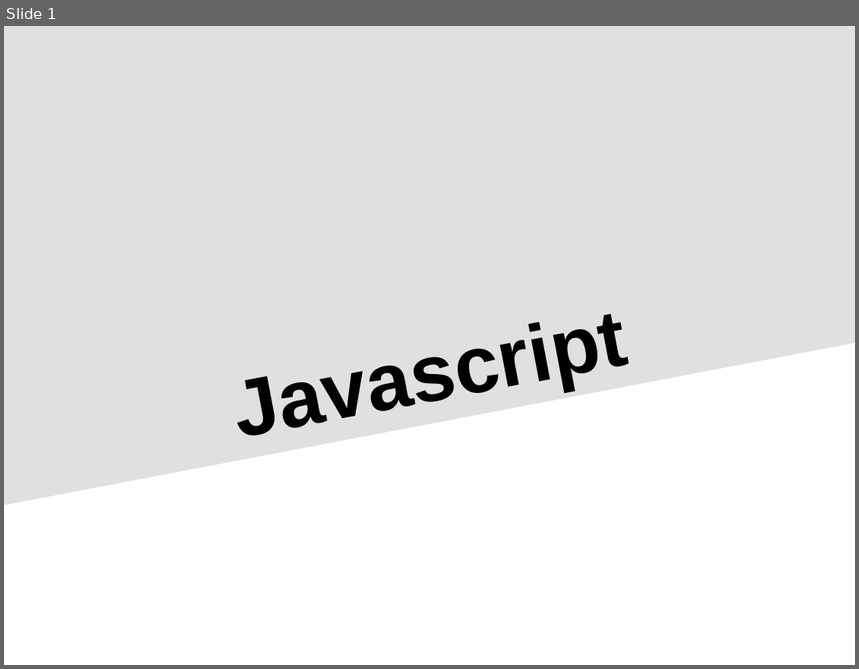
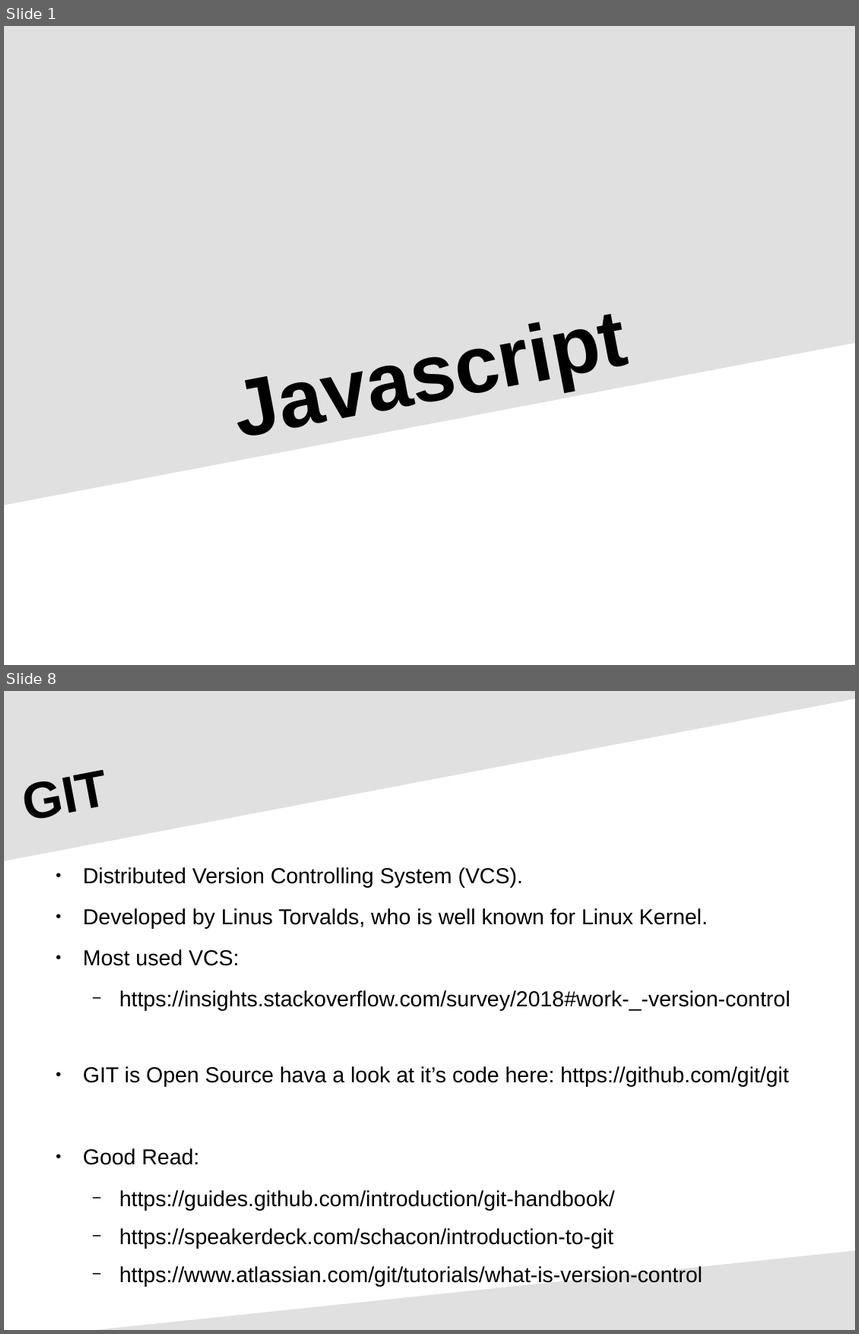
Before and after one commit to rajeshchauhan23102008/documents, a slide deck: src/courses/Javascript - Progress Theme.odp. Shown one above the other, each under a label of ours: slide 1 before the commit, slides 1 and 8 after it; the slides between them are not shown. The pictures are 859x669 and 859x1334 pixels, drawn with LibreOffice and Linux fonts; fonts in the diff are those of the drawing. Boxes give left, top, right and bottom in pixels: in the first picture for what was removed or moved away, otherwise in the second. Text is boxed around its words. In the diff, an @@ line names an element or a change of style, - is before the commit and + after.

```diff
--- a/src/courses/Javascript - Progress Theme.odp
+++ b/src/courses/Javascript - Progress Theme.odp
@@ slide 8 added at [4,691,855,1330], background #FFFFFF @@
@@ freeform shape added at [4,691,855,861], fill #E0E0E0 @@
@@ text added at [83,867,791,1286], 20.1 pt, text #000000 @@
+● Distributed Version Controlling System (VCS).
+● Developed by Linus Torvalds, who is well known for Linux Kernel.
+● Most used VCS:
+  − https://insights.stackoverflow.com/survey/2018#work-_-version-control
+● GIT is Open Source hava a look at it’s code here: https://github.com/git/git
+● Good Read:
+  − https://guides.github.com/introduction/git-handbook/
+  − https://speakerdeck.com/schacon/introduction-to-git
+  − https://www.atlassian.com/git/tutorials/what-is-version-control
@@ title added at [83,1067,119,1083], 47.9 pt, text #000000, bold @@
+GIT
@@ freeform shape added at [97,1250,855,1330], fill #E0E0E0 @@
```
Also in this commit, not shown: 7 slides changed, 3 other slides added, 16 other files.
